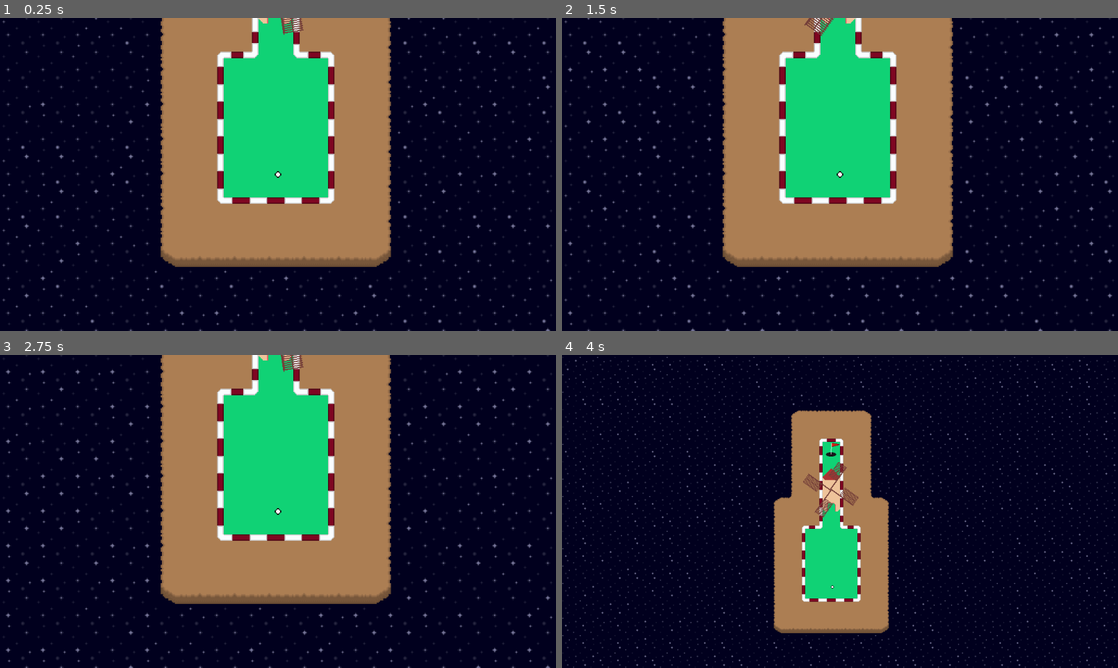
Above: before the commit, frames 1-4 (two rows, left to right).
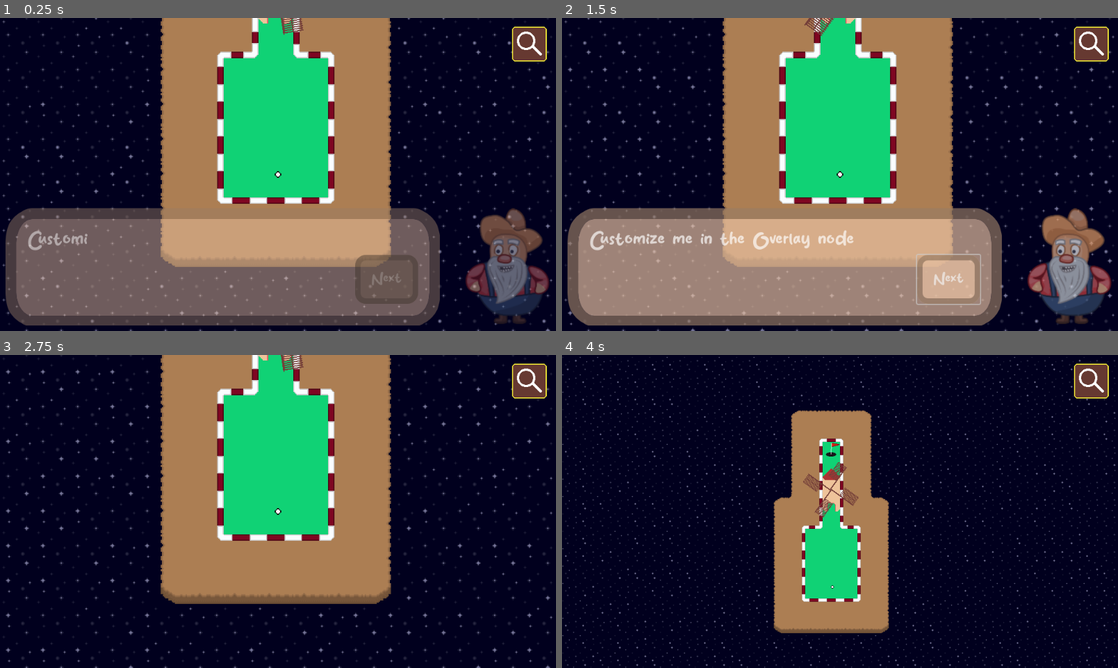
Above: after the commit, the same moments.

Repository: SleepingColossus/rustys-mini-golf
Game: Godot game, scene res://Maps/Map6.tscn
Same seed, same stepped clock (60 frames per second), same inputs: the game is played once before the commit and once after it. The project has no main scene, so this scene is started directly.
Inputs (mouse positions are in pixels of both pictures, inside the frame that each line leads up to):
- Up to frame 1 (0.25 s): no input
- Up to frame 2 (1.5 s): click (1090, 43) at 0.52 s; click (951, 280) at 1.25 s, where only the run after the commit has a clickable "Next"
- Up to frame 3 (2.75 s): click (528, 380) at 2.02 s
- Up to frame 4 (4 s): click (1090, 380) at 2.77 s; tap Enter at 3.5 s; move the mouse to (962, 495) at 3.52 s; tap Z (toggle_zoom) at 3.6 s; click (962, 495) at 3.67 s

The runs differ from the first frame. In frame 1, 31% of the frame differs, in the area x 1-99%, y 2-99%; in frame 2, 32%; in frame 3, 0.7%; in frame 4, 0.7%.
Error before the commit: Invalid access to property or key 'tutorial_complete' on a base object of type 'null instance'. (res://Maps/Gameplay.gd:16)
Error after the commit: Invalid access to property or key 'enabled' on a base object of type 'Nil'. (res://UI/Overlay.gd:18)

Commit message:
Add overlay to maps

Diff:
--- a/Src/Maps/Map1.tscn
+++ b/Src/Maps/Map1.tscn
@@ -1,10 +1,11 @@
-[gd_scene load_steps=6 format=3 uid="uid://cdfw7ofyk1chk"]
+[gd_scene load_steps=7 format=3 uid="uid://cdfw7ofyk1chk"]
 
 [ext_resource type="Script" path="res://Maps/Gameplay.gd" id="1_2aqg7"]
 [ext_resource type="TileSet" uid="uid://bw6rlks3xkk14" path="res://Terrain/TileSet.tres" id="2_mnx4b"]
 [ext_resource type="TileSet" uid="uid://jxwklsycjhqh" path="res://Terrain/SpaceTileSet.tres" id="3_u2c5n"]
 [ext_resource type="PackedScene" uid="uid://1kasrsh4cgmt" path="res://GameObjects/Ball/Ball.tscn" id="4_7ltb6"]
 [ext_resource type="PackedScene" uid="uid://du633ihr8gykw" path="res://Cursor/CustomCursor.tscn" id="5_eojjh"]
+[ext_resource type="PackedScene" uid="uid://bdnmctsjtjrgl" path="res://UI/Overlay.tscn" id="6_tfv1y"]
 
 [node name="TestMap" type="Node2D"]
 script = ExtResource("1_2aqg7")
@@ -55,3 +56,5 @@
 mass = 0.4
 
 [node name="CustomCursor" parent="." instance=ExtResource("5_eojjh")]
+
+[node name="Overlay" parent="." instance=ExtResource("6_tfv1y")]
--- a/Src/Maps/Map3.tscn
+++ b/Src/Maps/Map3.tscn
@@ -6,6 +6,7 @@
 [ext_resource type="PackedScene" uid="uid://1kasrsh4cgmt" path="res://GameObjects/Ball/Ball.tscn" id="4_ued2f"]
 [ext_resource type="PackedScene" uid="uid://du633ihr8gykw" path="res://Cursor/CustomCursor.tscn" id="5_1w5gb"]
 [ext_resource type="PackedScene" uid="uid://bv06devvj6xfc" path="res://GameObjects/Obstacles/MovingBlock.tscn" id="6_e30vi"]
+[ext_resource type="PackedScene" uid="uid://bdnmctsjtjrgl" path="res://UI/Overlay.tscn" id="7_kdh7w"]
 
 [sub_resource type="Animation" id="Animation_oc1iv"]
 resource_name = "MoveVertical"
@@ -21,7 +22,7 @@
 "times": PackedFloat32Array(0, 2, 4),
 "transitions": PackedFloat32Array(1, 1, 1),
 "update": 0,
-"values": [Vector2(474, 210), Vector2(474, 274), Vector2(474, 211)]
+"values": [Vector2(474, 272), Vector2(474, 336), Vector2(474, 272)]
 }
 
 [sub_resource type="Animation" id="Animation_0y5pt"]
@@ -104,3 +105,5 @@
 libraries = {
 "": SubResource("AnimationLibrary_ohkbj")
 }
+
+[node name="Overlay" parent="." instance=ExtResource("7_kdh7w")]
--- a/Src/Maps/Map4.tscn
+++ b/Src/Maps/Map4.tscn
@@ -1,10 +1,11 @@
-[gd_scene load_steps=6 format=3 uid="uid://dxi3uigqvoxtg"]
+[gd_scene load_steps=7 format=3 uid="uid://dxi3uigqvoxtg"]
 
 [ext_resource type="Script" path="res://Maps/Gameplay.gd" id="1_2ilxm"]
 [ext_resource type="TileSet" uid="uid://bw6rlks3xkk14" path="res://Terrain/TileSet.tres" id="2_bb8cp"]
 [ext_resource type="TileSet" uid="uid://jxwklsycjhqh" path="res://Terrain/SpaceTileSet.tres" id="3_xds1h"]
 [ext_resource type="PackedScene" uid="uid://1kasrsh4cgmt" path="res://GameObjects/Ball/Ball.tscn" id="4_h3ma4"]
 [ext_resource type="PackedScene" uid="uid://du633ihr8gykw" path="res://Cursor/CustomCursor.tscn" id="5_cc0mt"]
+[ext_resource type="PackedScene" uid="uid://bdnmctsjtjrgl" path="res://UI/Overlay.tscn" id="6_tckv0"]
 
 [node name="TestMap" type="Node2D"]
 script = ExtResource("1_2ilxm")
@@ -55,3 +56,5 @@
 mass = 0.4
 
 [node name="CustomCursor" parent="." instance=ExtResource("5_cc0mt")]
+
+[node name="Overlay" parent="." instance=ExtResource("6_tckv0")]
--- a/Src/Maps/Map5.tscn
+++ b/Src/Maps/Map5.tscn
@@ -1,10 +1,11 @@
-[gd_scene load_steps=6 format=3 uid="uid://ct1ho4dmrg1qb"]
+[gd_scene load_steps=7 format=3 uid="uid://ct1ho4dmrg1qb"]
 
 [ext_resource type="Script" path="res://Maps/Gameplay.gd" id="1_ej4vl"]
 [ext_resource type="TileSet" uid="uid://bw6rlks3xkk14" path="res://Terrain/TileSet.tres" id="2_kni3f"]
 [ext_resource type="TileSet" uid="uid://jxwklsycjhqh" path="res://Terrain/SpaceTileSet.tres" id="3_niupa"]
 [ext_resource type="PackedScene" uid="uid://1kasrsh4cgmt" path="res://GameObjects/Ball/Ball.tscn" id="4_h2njv"]
 [ext_resource type="PackedScene" uid="uid://du633ihr8gykw" path="res://Cursor/CustomCursor.tscn" id="5_wytyg"]
+[ext_resource type="PackedScene" uid="uid://bdnmctsjtjrgl" path="res://UI/Overlay.tscn" id="6_2exmm"]
 
 [node name="TestMap" type="Node2D"]
 script = ExtResource("1_ej4vl")
@@ -55,3 +56,5 @@
 mass = 0.4
 
 [node name="CustomCursor" parent="." instance=ExtResource("5_wytyg")]
+
+[node name="Overlay" parent="." instance=ExtResource("6_2exmm")]
--- a/Src/Maps/Map6.tscn
+++ b/Src/Maps/Map6.tscn
@@ -6,6 +6,7 @@
 [ext_resource type="PackedScene" uid="uid://1kasrsh4cgmt" path="res://GameObjects/Ball/Ball.tscn" id="4_c72qq"]
 [ext_resource type="PackedScene" uid="uid://du633ihr8gykw" path="res://Cursor/CustomCursor.tscn" id="5_hxh5n"]
 [ext_resource type="PackedScene" uid="uid://ydayvh8rhvlc" path="res://GameObjects/WindmillBlade/WindmillBlades.tscn" id="6_kim26"]
+[ext_resource type="PackedScene" uid="uid://bdnmctsjtjrgl" path="res://UI/Overlay.tscn" id="7_kuusi"]
 
 [node name="TestMap" type="Node2D"]
 script = ExtResource("1_nt0ap")
@@ -59,3 +60,5 @@
 
 [node name="WindmillBlades" parent="." instance=ExtResource("6_kim26")]
 position = Vector2(495, 248)
+
+[node name="Overlay" parent="." instance=ExtResource("7_kuusi")]
--- a/Src/Maps/Map8.tscn
+++ b/Src/Maps/Map8.tscn
@@ -1,10 +1,11 @@
-[gd_scene load_steps=6 format=3 uid="uid://356d2mj7keup"]
+[gd_scene load_steps=7 format=3 uid="uid://356d2mj7keup"]
 
 [ext_resource type="Script" path="res://Maps/Gameplay.gd" id="1_jvtp8"]
 [ext_resource type="TileSet" uid="uid://bw6rlks3xkk14" path="res://Terrain/TileSet.tres" id="2_l20rg"]
 [ext_resource type="TileSet" uid="uid://jxwklsycjhqh" path="res://Terrain/SpaceTileSet.tres" id="3_l8ydm"]
 [ext_resource type="PackedScene" uid="uid://1kasrsh4cgmt" path="res://GameObjects/Ball/Ball.tscn" id="4_5sjte"]
 [ext_resource type="PackedScene" uid="uid://du633ihr8gykw" path="res://Cursor/CustomCursor.tscn" id="5_265lw"]
+[ext_resource type="PackedScene" uid="uid://bdnmctsjtjrgl" path="res://UI/Overlay.tscn" id="6_8bp3e"]
 
 [node name="TestMap" type="Node2D"]
 script = ExtResource("1_jvtp8")
@@ -55,3 +56,5 @@
 mass = 0.4
 
 [node name="CustomCursor" parent="." instance=ExtResource("5_265lw")]
+
+[node name="Overlay" parent="." instance=ExtResource("6_8bp3e")]
--- a/Src/Maps/Map9.tscn
+++ b/Src/Maps/Map9.tscn
@@ -1,10 +1,11 @@
-[gd_scene load_steps=6 format=3 uid="uid://bvhur5j4mnecf"]
+[gd_scene load_steps=7 format=3 uid="uid://bvhur5j4mnecf"]
 
 [ext_resource type="Script" path="res://Maps/Gameplay.gd" id="1_u31ly"]
 [ext_resource type="TileSet" uid="uid://bw6rlks3xkk14" path="res://Terrain/TileSet.tres" id="2_ykv7i"]
 [ext_resource type="TileSet" uid="uid://jxwklsycjhqh" path="res://Terrain/SpaceTileSet.tres" id="3_8pkyf"]
 [ext_resource type="PackedScene" uid="uid://1kasrsh4cgmt" path="res://GameObjects/Ball/Ball.tscn" id="4_6l2cg"]
 [ext_resource type="PackedScene" uid="uid://du633ihr8gykw" path="res://Cursor/CustomCursor.tscn" id="5_erpws"]
+[ext_resource type="PackedScene" uid="uid://bdnmctsjtjrgl" path="res://UI/Overlay.tscn" id="6_1faqh"]
 
 [node name="TestMap" type="Node2D"]
 script = ExtResource("1_u31ly")
@@ -55,3 +56,5 @@
 mass = 0.4
 
 [node name="CustomCursor" parent="." instance=ExtResource("5_erpws")]
+
+[node name="Overlay" parent="." instance=ExtResource("6_1faqh")]
Not shown: 1 places in Src/Maps/Map3.tscn that only renumber resources
Not shown: 1 places in Src/Maps/Map6.tscn that only renumber resources
